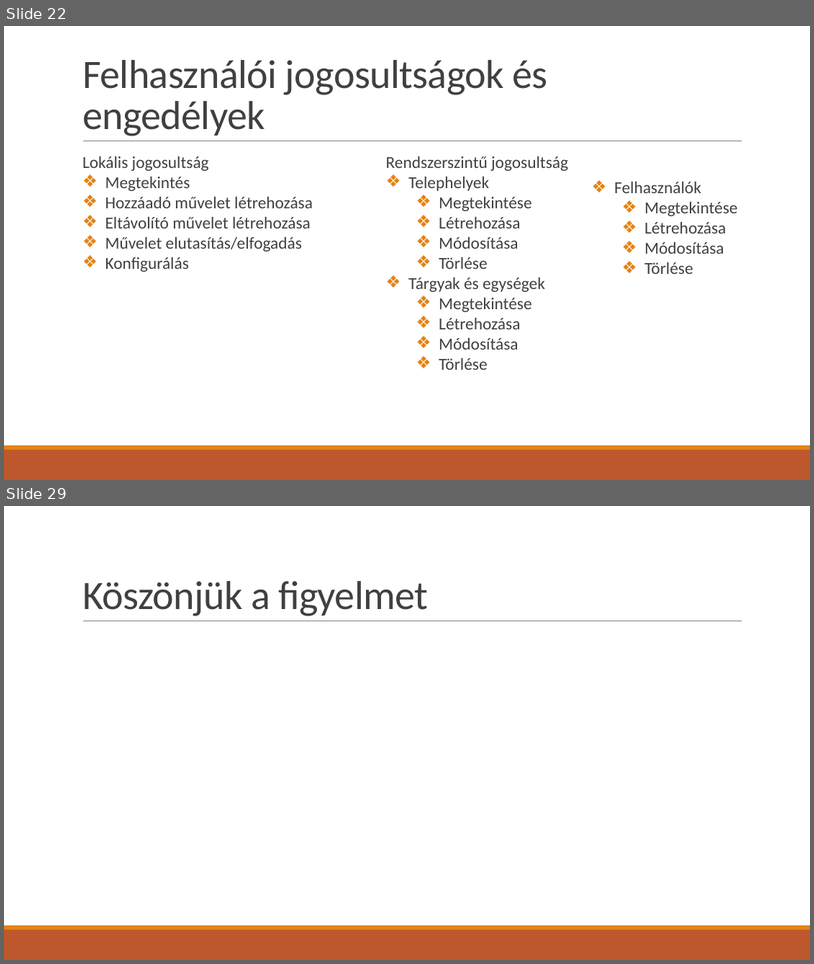
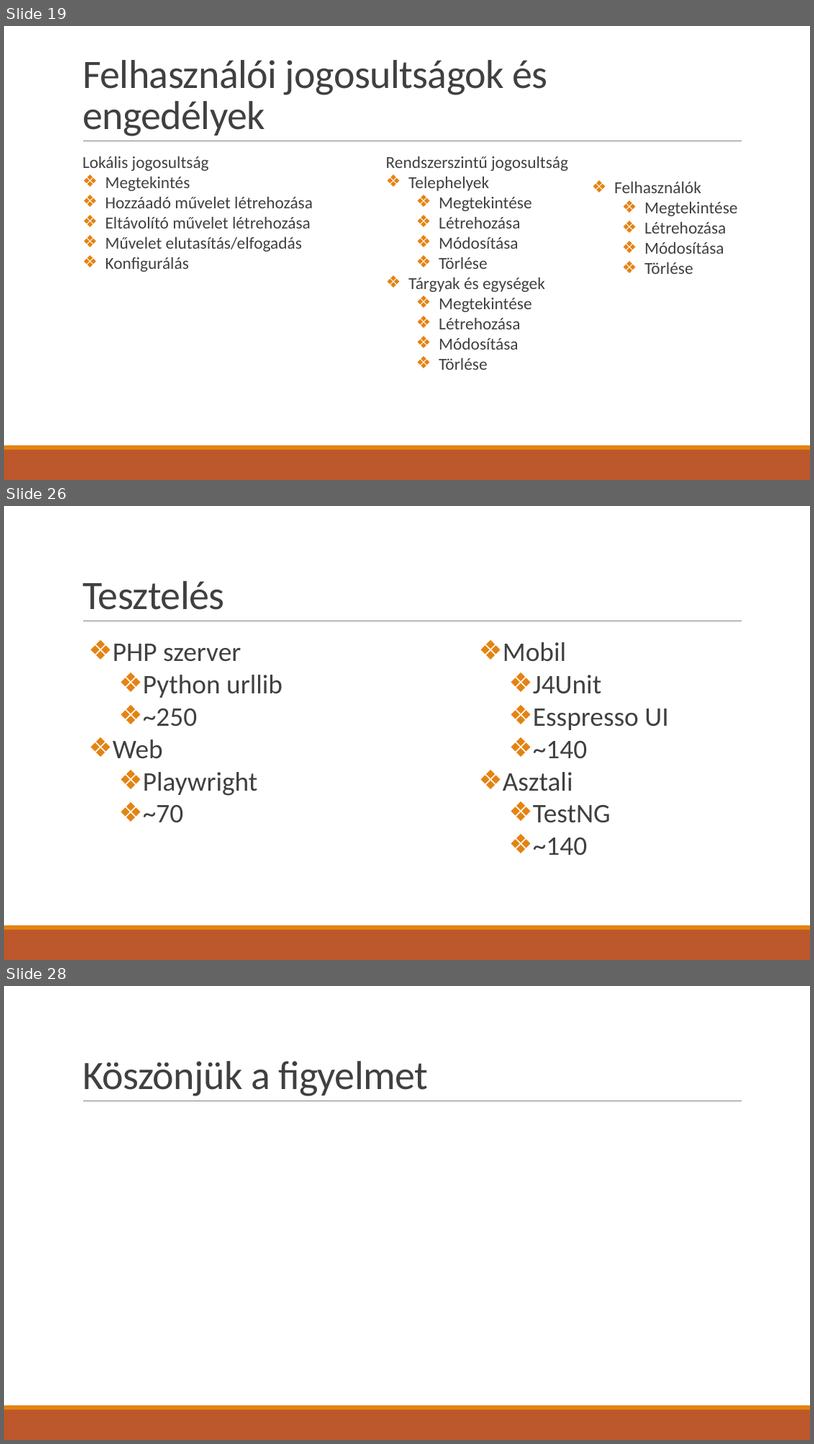
Before and after one commit to KissKolos/Easy-Inventory, a slide deck: bemutató.pptx. Shown one above the other, each under a label of ours: slides 22 and 29 before the commit, slides 19, 26 and 28 after it; the slides between them are not shown. The pictures are 814x964 and 814x1444 pixels, drawn with LibreOffice and Linux fonts; fonts in the diff are those of the drawing. Boxes give left, top, right and bottom in pixels: in the first picture for what was removed or moved away, otherwise in the second. Text is boxed around its words. In the diff, an @@ line names an element or a change of style, - is before the commit and + after.

```diff
--- a/bemutató.pptx
+++ b/bemutató.pptx
@@ slide 26 added at (x1=4, y1=506, x2=810, y2=960), background #FFFFFF; not listed: 3 template elements that a slide beside it also shows @@
@@ title added at (x1=82, y1=581, x2=224, y2=610), 48 pt, text #404040 @@
+Tesztelés
@@ text added at (x1=113, y1=644, x2=283, y2=823), 32 pt, text #404040 @@
+❖ PHP szerver
+  ❖ Python urllib
+  ❖ ~250
+❖ Web
+  ❖ Playwright
+  ❖ ~70
@@ text added at (x1=503, y1=642, x2=669, y2=855), 32 pt, text #404040 @@
+❖ Mobil
+  ❖ J4Unit
+  ❖ Esspresso UI
+  ❖ ~140
+❖ Asztali
+  ❖ TestNG
+  ❖ ~140
@@ what was slide 22 is now slide 19 @@
@@ what was slide 29 is now slide 28 @@
```
Also in this commit, not shown: 13 slides changed, 3 other slides added, 5 slides removed, 2 other files.
